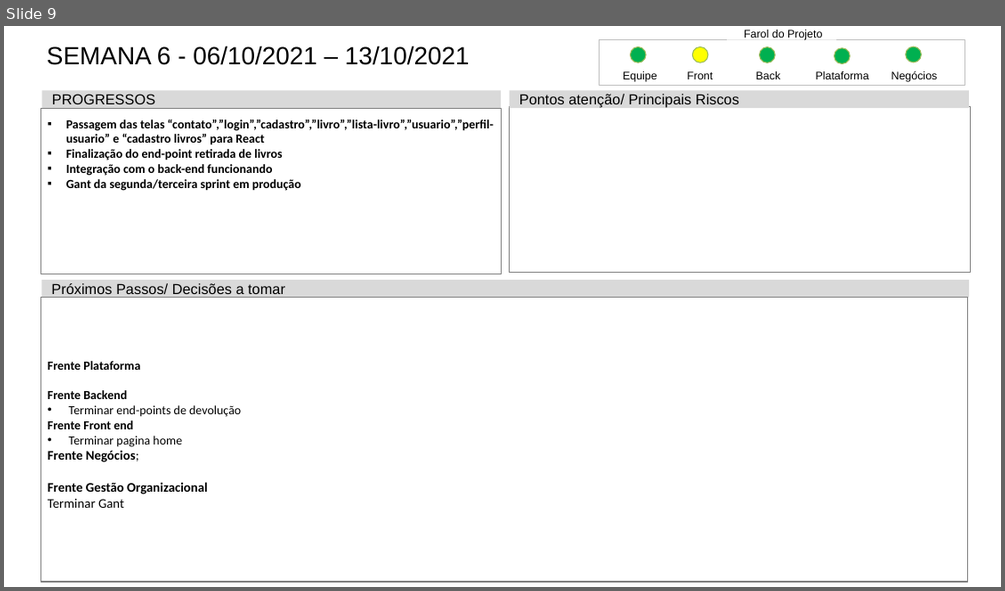
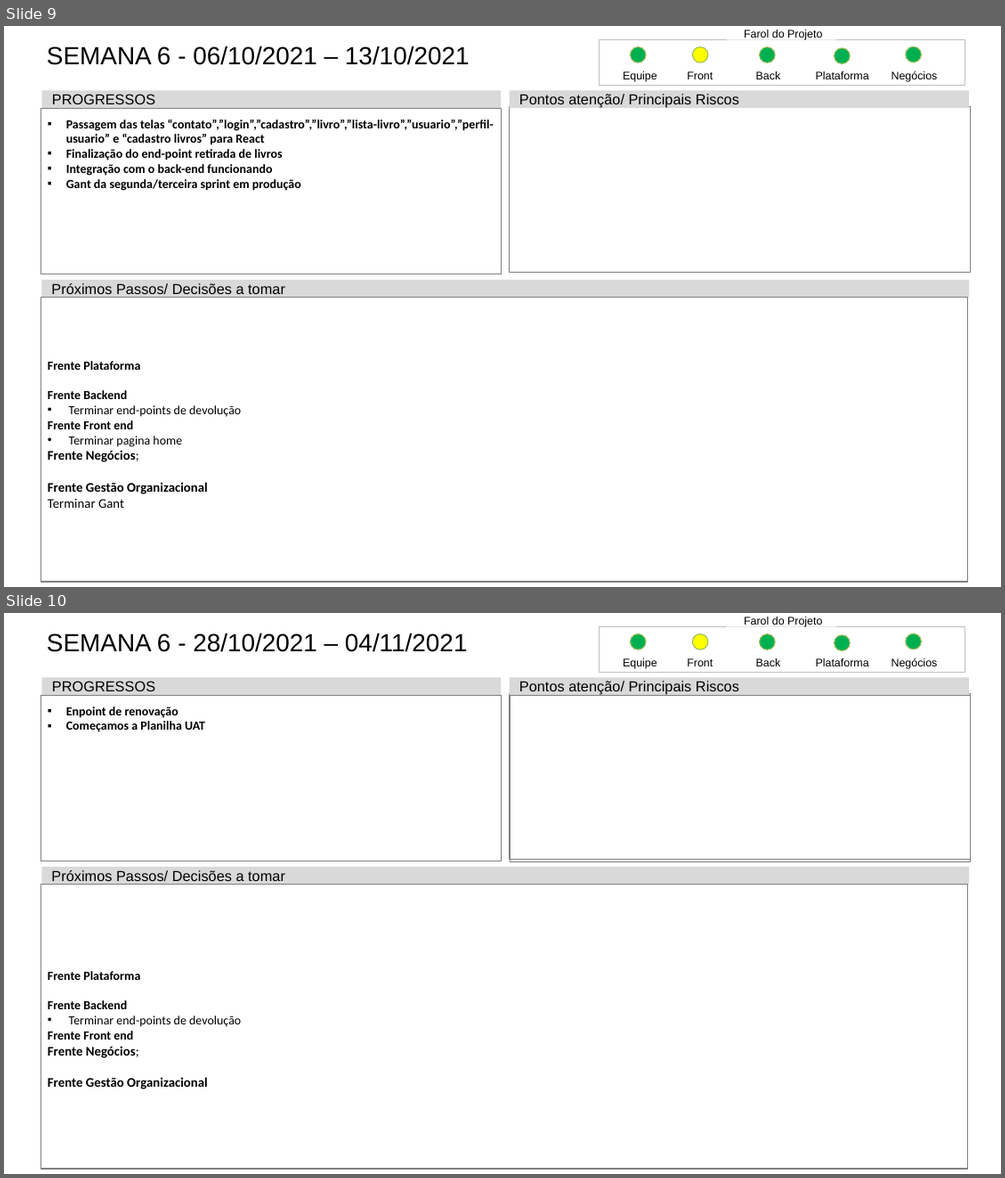
Before and after one commit to Luis-Silva80/grupo05-adsa, a slide deck: Documentação/EngenhariaDeSoftware/Mod_Status_Report-PI20202.pptx. Shown one above the other, each under a label of ours: slide 9 before the commit, slides 9 and 10 after it. The pictures are 1005x591 and 1005x1178 pixels, drawn with LibreOffice and Linux fonts; fonts in the diff are those of the drawing. Boxes give left, top, right and bottom in pixels: in the first picture for what was removed or moved away, otherwise in the second. Text is boxed around its words. In the diff, an @@ line names an element or a change of style, - is before the commit and + after.

Commit message:
docs: add primeria versão do status report desta semana

```diff
--- a/Documentação/EngenhariaDeSoftware/Mod_Status_Report-PI20202.pptx
+++ b/Documentação/EngenhariaDeSoftware/Mod_Status_Report-PI20202.pptx
@@ slide 10 added at box(4, 613, 1001, 1174), background #FFFFFF @@
@@ title added at box(47, 633, 468, 652), 26.5 pt, text #000000 @@
+SEMANA 6 - 28/10/2021 – 04/11/2021
@@ rectangle added at box(599, 626, 965, 673), outline #BFBFBF 0.5 pt @@
@@ ellipse added at box(630, 634, 646, 649), fill #00B050, outline #9BBB59 1 pt @@
@@ ellipse added at box(692, 634, 708, 649), fill #FFFF00, outline #9BBB59 1 pt @@
@@ rectangle added at box(727, 613, 837, 627), fill #FFFFFF, 11.8 pt, text #000000 @@
+Farol do Projeto
@@ ellipse added at box(760, 634, 775, 649), fill #00B050, outline #9BBB59 1 pt @@
@@ ellipse added at box(834, 635, 850, 651), fill #00B050, outline #9BBB59 1 pt @@
@@ ellipse added at box(906, 633, 921, 649), fill #00B050, outline #9BBB59 1 pt @@
@@ text added at box(623, 658, 657, 669), 11.8 pt, text #000000 @@
+Equipe
@@ text added at box(687, 658, 712, 666), 11.8 pt, text #000000 @@
+Front
@@ text added at box(756, 658, 781, 666), 11.8 pt, text #000000 @@
+Back
@@ text added at box(816, 658, 869, 666), 11.8 pt, text #000000 @@
+Plataforma
@@ text added at box(891, 657, 938, 669), 11.8 pt, text #000000 @@
+Negócios
@@ rectangle added at box(42, 677, 501, 695), fill #D9D9D9, 15.4 pt, text #000000 @@
+PROGRESSOS
@@ rectangle added at box(510, 677, 968, 695), fill #D9D9D9, 15.4 pt, text #000000 @@
+Pontos atenção/ Principais Riscos
@@ rectangle added at box(40, 695, 501, 861), outline #808080 1 pt, 13.2 pt, text #000000, bold @@
+  ▪ Enpoint de renovação
+  ▪ Começamos a Planilha UAT
@@ rectangle added at box(510, 693, 970, 860), outline #808080 1 pt @@
@@ rectangle added at box(510, 696, 971, 862), outline #808080 1 pt @@
@@ rectangle added at box(42, 867, 970, 884), fill #D9D9D9, 15.4 pt, text #000000 @@
+Próximos Passos/ Decisões a tomar
@@ rectangle added at box(40, 884, 968, 1168), outline #808080 1 pt, 13.2 pt, text #000000, bold @@
+  Frente Plataforma
+  Frente Backend
+  • Terminar end-points de devolução
+  Frente Front end
+  Frente Negócios;
+  Frente Gestão Organizacional
```
Also in this commit, not shown: 1 other file.
